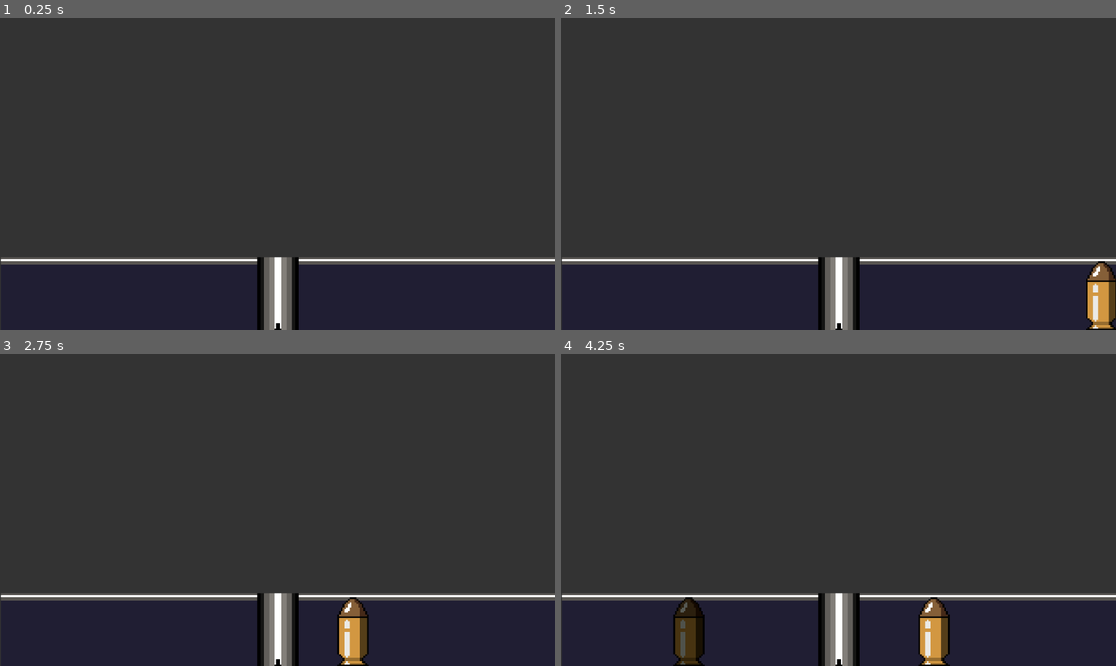
Above: before the commit, frames 1-4 (two rows, left to right).
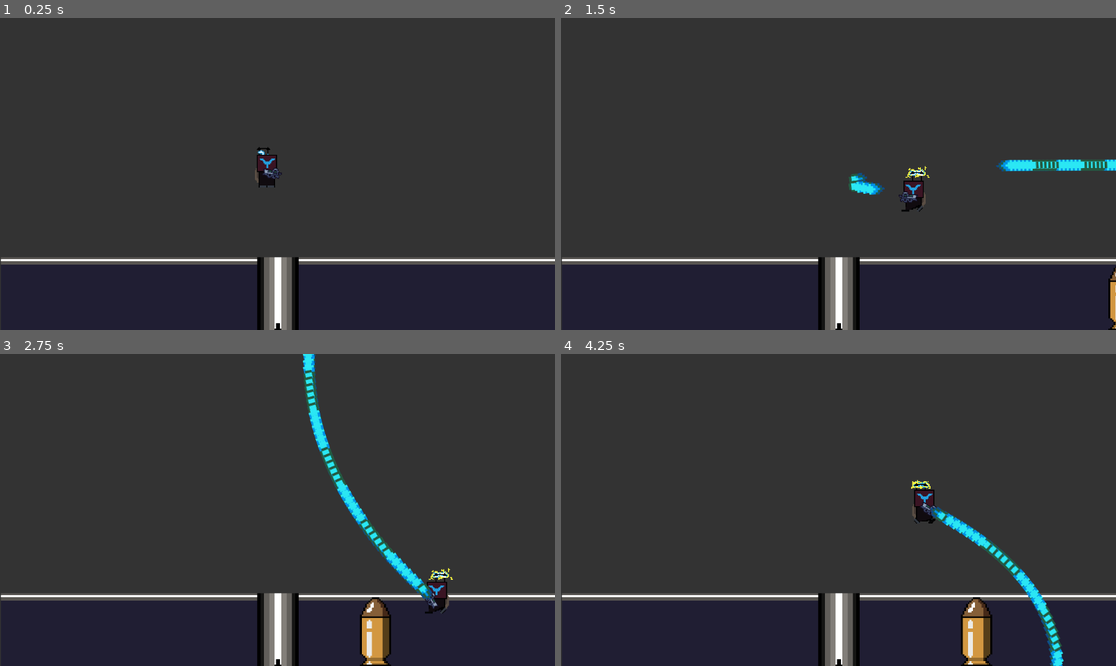
Above: after the commit, the same moments.

Repository: BrianCh16/RhythmGameProject
Game: Godot game, scene res://Scenes/game.tscn
The game is run twice, just before and just after one commit, with the same random seed, the same clock (stepped at 60 frames per second) and the same inputs. The project has no main scene, so this scene is started directly. Sound files missing from this copy of the repository are replaced by a short silence.
Inputs (mouse positions are in pixels of both pictures, inside the frame that each line leads up to):
- Up to frame 1 (0.25 s): no input
- Up to frame 2 (1.5 s): move the mouse to (960, 158) at 0.52 s; press the mouse at (960, 158) at 0.53 s; hold D (right) 0.53-1.28 s; move the mouse to (727, 189) at 1.27 s; release the mouse at (727, 189) at 1.28 s; hold S (down) from 1.28 s (still down); click (727, 189) at 1.35 s
- Up to frame 3 (2.75 s): move the mouse to (333, 441) at 2.02 s; release S (down) at 2.03 s; press the mouse at (333, 441) at 2.03 s; hold D (right) from 2.03 s (still down)
- Up to frame 4 (4.25 s): move the mouse to (810, 572) at 2.77 s; release D (right) at 2.78 s; release the mouse at (810, 572) at 2.78 s; hold W (up) 2.78-3.53 s; click (810, 572) at 2.85 s; move the mouse to (1005, 556) at 3.52 s; press the mouse at (1005, 556) at 3.53 s; hold A (left) from 3.53 s (still down)

The runs differ from the first frame. In frame 1, 0.4% of the frame differs, in the area x 45-51%, y 41-55%; in frame 2, 2.5%; in frame 3, 4.1%; in frame 4, 5.1%, in the area x 20-91%, y 40-100%.

Commit message:
created collision mask and shooting logic (rotation, animation, projectile, and positioning)

Diff:
--- a/Scenes/game.tscn
+++ b/Scenes/game.tscn
@@ -3,7 +3,7 @@
 [ext_resource type="PackedScene" uid="uid://btwk1btgeve21" path="res://Scenes/Gun_UI.tscn" id="1_e2yda"]
 [ext_resource type="Script" path="res://Scripts/game.gd" id="1_twhb6"]
 [ext_resource type="PackedScene" uid="uid://ll72s4r8qp7s" path="res://Scenes/conductor.tscn" id="3_4134r"]
-[ext_resource type="AudioStream" uid="uid://cl3rj6tivp42o" path="res://Sounds/Kagamine RinLenElectric Angel _えれくとりっくえんじぇぅ_VOCALOID-PV (1).mp3" id="4_jerwh"]
+[ext_resource type="PackedScene" uid="uid://4qmbwtu2047u" path="res://Scenes/player.tscn" id="5_klfdw"]
 
 [sub_resource type="Environment" id="Environment_jeoro"]
 background_mode = 3
@@ -24,10 +24,14 @@
 scale = Vector2(3.595, 3.6)
 input = "Shoot"
 
+[node name="Player" parent="." instance=ExtResource("5_klfdw")]
+position = Vector2(549, 298)
+
 [node name="Conductor" parent="." instance=ExtResource("3_4134r")]
-stream = ExtResource("4_jerwh")
-bpm = 150
+bpm = 131
 measures = 4
+
+[node name="Projectiles" type="Node2D" parent="."]
 
 [connection signal="report_beat" from="Conductor" to="." method="_on_conductor_report_beat"]
 [connection signal="report_measure" from="Conductor" to="." method="_on_conductor_report_measure"]
--- /dev/null
+++ b/Scenes/laser.tscn
@@ -0,0 +1,46 @@
+[gd_scene load_steps=7 format=3 uid="uid://cn0vixc5olkxg"]
+
+[ext_resource type="Texture2D" uid="uid://cxu1qgbiemsln" path="res://Assets/blueLaser-Sheet-export.png" id="1_cwj7u"]
+[ext_resource type="Script" path="res://Scripts/laser.gd" id="1_dbooa"]
+
+[sub_resource type="AtlasTexture" id="AtlasTexture_7py4r"]
+atlas = ExtResource("1_cwj7u")
+region = Rect2(0, 0, 120, 120)
+
+[sub_resource type="AtlasTexture" id="AtlasTexture_3i2e1"]
+atlas = ExtResource("1_cwj7u")
+region = Rect2(120, 0, 120, 120)
+
+[sub_resource type="SpriteFrames" id="SpriteFrames_4tc8x"]
+animations = [{
+"frames": [{
+"duration": 1.0,
+"texture": SubResource("AtlasTexture_7py4r")
+}, {
+"duration": 1.0,
+"texture": SubResource("AtlasTexture_3i2e1")
+}],
+"loop": true,
+"name": &"default",
+"speed": 10.0
+}]
+
+[sub_resource type="CapsuleShape2D" id="CapsuleShape2D_equlg"]
+radius = 23.0
+height = 78.0
+
+[node name="Laser" type="Area2D"]
+collision_layer = 4
+collision_mask = 10
+script = ExtResource("1_dbooa")
+speed = 750
+
+[node name="AnimatedSprite2D" type="AnimatedSprite2D" parent="."]
+sprite_frames = SubResource("SpriteFrames_4tc8x")
+autoplay = "default"
+frame_progress = 0.708584
+
+[node name="CollisionShape2D" type="CollisionShape2D" parent="."]
+position = Vector2(0, 5)
+rotation = 1.5708
+shape = SubResource("CapsuleShape2D_equlg")
--- a/Scenes/player.tscn
+++ b/Scenes/player.tscn
@@ -78,7 +78,8 @@
 }
 
 [node name="Player" type="CharacterBody2D"]
-scale = Vector2(1.5, 1.5)
+scale = Vector2(2, 2)
+collision_mask = 11
 script = ExtResource("1_1cpk2")
 speed = 250.0
 
@@ -93,6 +94,8 @@
 hframes = 9
 
 [node name="Walk" type="Sprite2D" parent="."]
+visible = false
+texture_filter = 1
 texture = ExtResource("2_2xhi4")
 hframes = 8
 
@@ -101,6 +104,9 @@
 position = Vector2(8, 12)
 texture = ExtResource("4_ao4wv")
 
+[node name="Marker2D" type="Marker2D" parent="P90"]
+position = Vector2(9, -1)
+
 [node name="AnimationPlayer" type="AnimationPlayer" parent="."]
 libraries = {
 "": SubResource("AnimationLibrary_dk7u0")
--- a/Scripts/game.gd
+++ b/Scripts/game.gd
@@ -9,19 +9,33 @@
 var okay = 0
 var missed = 0
 
-
 #beat related
 var spawn_1_beat = 0
 var spawn_2_beat = 0
 var spawn_3_beat = 1
 var spawn_4_beat = 0
 
-var note = load("res://Scenes/note.tscn")
+#onready
+@onready var player = $Player
+
+#load
+var note = preload("res://Scenes/note.tscn")
+var laser : PackedScene = preload("res://Scenes/laser.tscn")
 
 
 # Called when the node enters the scene tree for the first time.
 func _ready():
 	$Conductor.play_with_beat_offset(6)
+	player.fire_laser.connect(_on_player_fire_laser)
+
+
+func _on_player_fire_laser(player_pos, player_dir):
+	var instance = laser.instantiate() as Area2D
+	instance.scale = Vector2(0.5, 0.5)
+	instance.position = player_pos
+	instance.direction = player_dir
+	instance.rotation = player_dir.angle()
+	$Projectiles.add_child(instance)
 
 
 func _spawn_notes(to_spawn):
--- /dev/null
+++ b/Scripts/laser.gd
@@ -0,0 +1,8 @@
+extends Area2D
+
+@export var speed : int = 1000
+
+var direction
+
+func _physics_process(delta):
+	position += direction * speed * delta
--- a/Scripts/player.gd
+++ b/Scripts/player.gd
@@ -7,20 +7,36 @@
 @onready var walk = $Walk
 @onready var gun = $P90
 
+signal fire_laser(player_pos, player_dir)
+
 func _ready():
 	anim.play("Idle")
 	walk.visible = false
 
 func _physics_process(delta):
-	# As good practice, you should replace UI actions with custom gameplay actions.
+	var player_direction = (get_global_mouse_position() - position).normalized()
+
+	#shooting
+	var laser_marker = $P90/Marker2D
+	if Input.is_action_pressed("Shoot"):
+		fire_laser.emit(laser_marker.global_position, player_direction)
+
+	#looking
+	gun.look_at(get_global_mouse_position())
+	if player_direction.x < 0:
+		gun.position.x = -8
+		gun.flip_v = true
+		walk.flip_h = true
+		idle.flip_h = true
+	elif player_direction.x > 0:
+		gun.position.x = 8
+		gun.flip_v = false
+		walk.flip_h = false
+		idle.flip_h = false
+
+	#movement
 	var direction = Input.get_vector("left", "right", "up", "down")
 	if direction != Vector2.ZERO:
-		if direction.x < 0:
-			walk.flip_h = true
-			idle.flip_h = true
-		elif direction.x > 0:
-			walk.flip_h = false
-			idle.flip_h = false
 		anim.play("Walk")
 		walk.visible = true
 		idle.visible = false
--- a/project.godot
+++ b/project.godot
@@ -48,6 +48,13 @@
 ]
 }
 
+[layer_names]
+
+2d_physics/layer_1="Player"
+2d_physics/layer_2="Enemies"
+2d_physics/layer_3="Projectiles"
+2d_physics/layer_4="Objects"
+
 [rendering]
 
 renderer/rendering_method="gl_compatibility"
